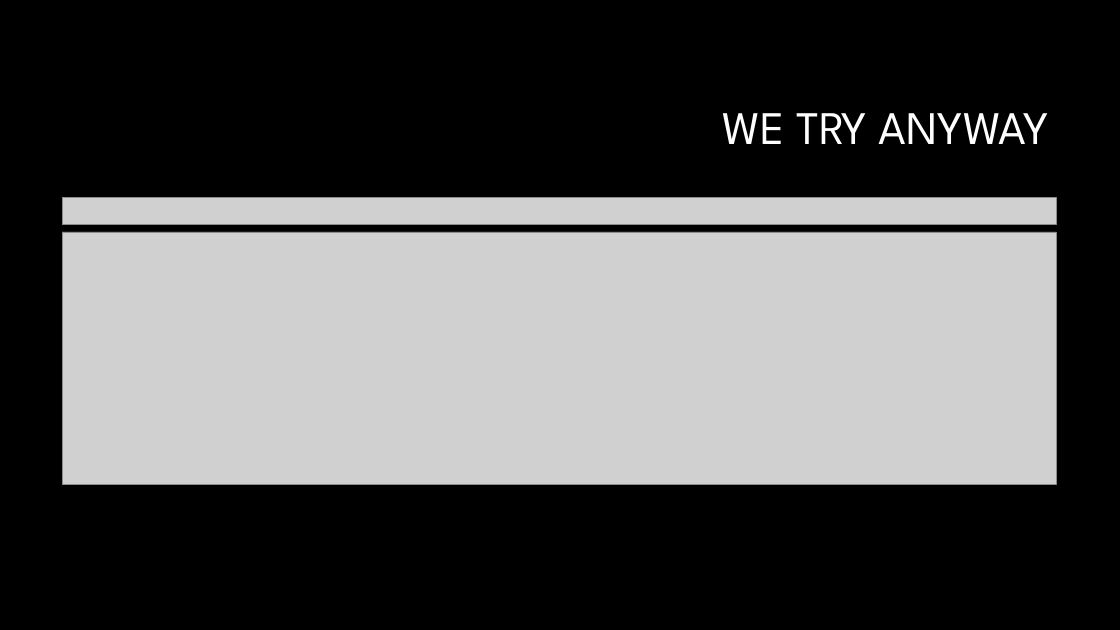
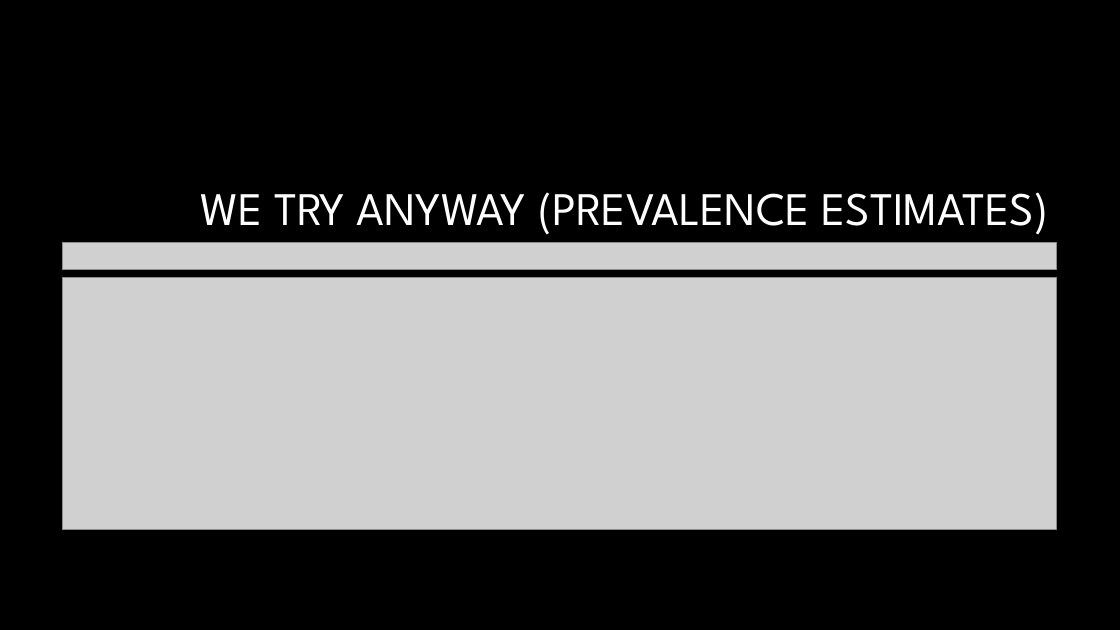
Before and after one commit to dfan/HST-2016, a slide deck: slide 13 of week_6/For_Zak.pptx (slide 11 before the commit). Drawn at 1120x630 pixels with LibreOffice and Linux fonts; fonts in the diff are those of the drawing; grey boxes stand for pictures; background and template pictures are left out. Boxes give left, top, right and bottom in pixels: in the first picture for what was removed or moved away, otherwise in the second. Text is boxed around its words. In the diff, an @@ line names an element or a change of style, - is before the commit and + after.

```diff
--- a/week_6/For_Zak.pptx
+++ b/week_6/For_Zak.pptx
@@ title at [200, 192, 1048, 235]: text changed @@
-WE TRY ANYWAY
+WE TRY ANYWAY (PREVALENCE ESTIMATES)
@@ picture: place and size @@
-picture at [62, 197, 1057, 224]
+picture at [62, 243, 1057, 270]
@@ picture: place and size @@
-picture at [62, 232, 1057, 485]
+picture at [62, 277, 1057, 530]
```
Also in this commit, not shown: 5 other slides changed, 11 slides added, 5 slides removed, 10 other files.
